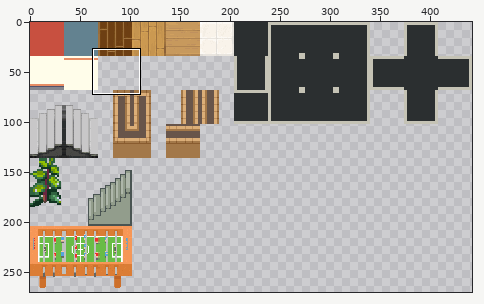
A sprite sheet gets an edit: tilesets/custom_tileset_1.png. The first picture is a wide view before the edit; the outline marks the close-up.
Close-up. Earlier state:
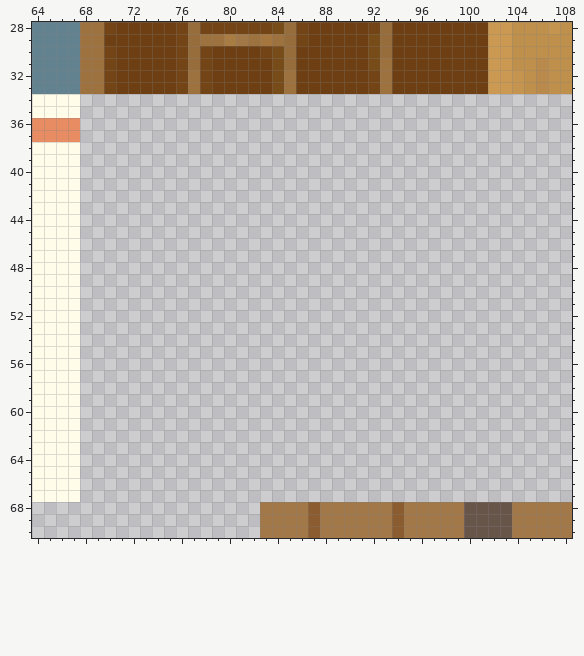
The file is 442x340 pixels. Colours within 5 levels of each other are drawn and written as one. Shown: x 64..108, y 28..70. The wide view leaves out empty margins.
The same view after the edit:
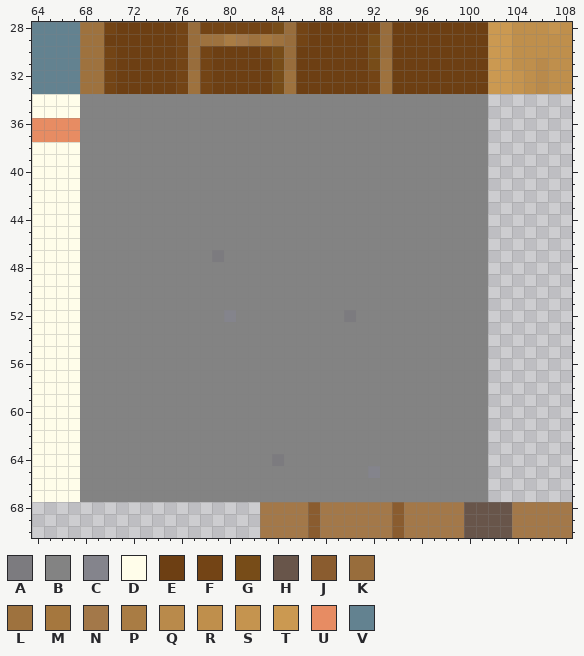
Palette (. is transparent): A #7c7b7f  B #838383  C #84848c  D #fffdea  E #6d3f13  F #734415  G #774c18  H #68554a  J #8a5c2f  K #986d3c  L #9e723e  M #a5773e  N #a37849  P #a97c44  Q #b98a4b  R #bf8f4c  S #c5944f  T #cb9951  U #e78c63  V #638290
Changes in this commit:
y 34..46: x 68..101 .................................. -> BBBBBBBBBBBBBBBBBBBBBBBBBBBBBBBBBB
y 47: x 68..101 .................................. -> BBBBBBBBBBBABBBBBBBBBBBBBBBBBBBBBB
y 48..51: x 68..101 .................................. -> BBBBBBBBBBBBBBBBBBBBBBBBBBBBBBBBBB
y 52: x 68..101 .................................. -> BBBBBBBBBBBBCBBBBBBBBBABBBBBBBBBBB
y 53..63: x 68..101 .................................. -> BBBBBBBBBBBBBBBBBBBBBBBBBBBBBBBBBB
y 64: x 68..101 .................................. -> BBBBBBBBBBBBBBBBABBBBBBBBBBBBBBBBB
y 65: x 68..101 .................................. -> BBBBBBBBBBBBBBBBBBBBBBBBCBBBBBBBBB
y 66..67: x 68..101 .................................. -> BBBBBBBBBBBBBBBBBBBBBBBBBBBBBBBBBB
Where, in picture pixels (left, top, right, bottom), the same in both close-ups:
added: (80, 94, 488, 502)
